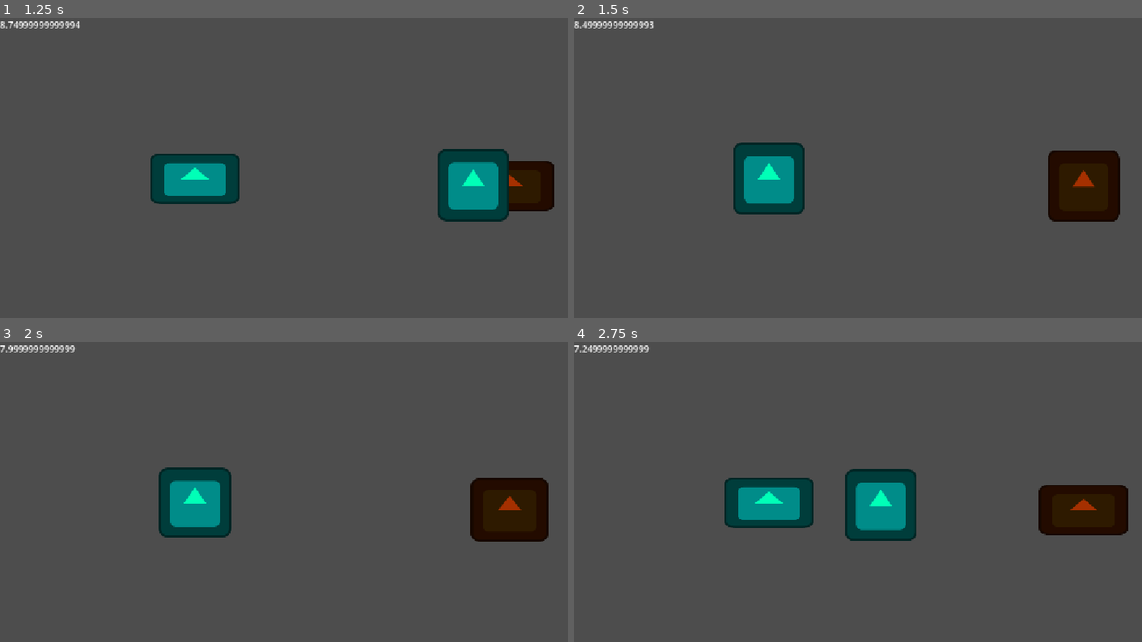
Above: before the commit, frames 1-4 (two rows, left to right).
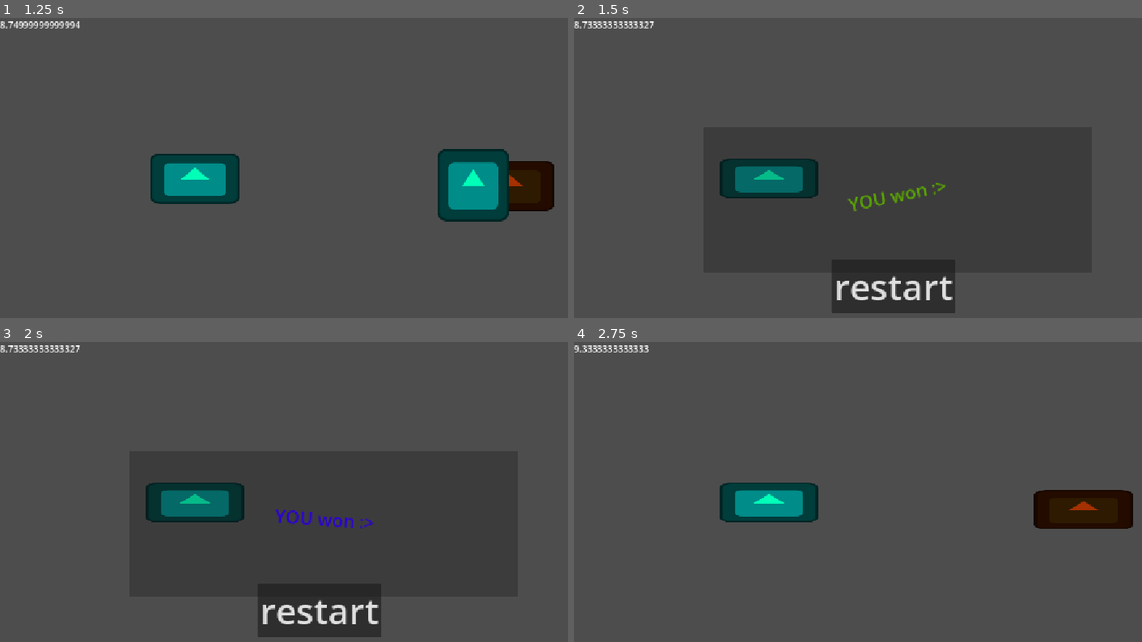
Above: after the commit, the same moments.

Repository: MagnusLucas/gmtk2026
Game: Godot game, scene res://scenes/level_manager.tscn
Same seed, same stepped clock (60 frames per second), same inputs: the game is played once before the commit and once after it. The engine's default icon, where the game draws it, is replaced by a stand-in: a white triangle on a blue panel in a dark square.
Inputs (mouse positions are in pixels of both pictures, inside the frame that each line leads up to):
- Up to frame 1 (1.25 s): tap Enter (ui_accept) at 0.5, 0.6, 0.77, 1.07 s; move the mouse to (465, 183) at 0.52 s; click (465, 183) at 0.67 s
- Up to frame 2 (1.5 s): move the mouse to (767, 219) at 1.27 s; tap Enter (ui_accept) at 1.35 s; click (767, 219) at 1.42 s
- Up to frame 3 (2 s): tap Enter (ui_accept) at 1.52, 1.82 s
- Up to frame 4 (2.75 s): click (892, 609) at 2 s, where only the run after the commit has a clickable "restart"

Frame 1 is identical in both runs. In frame 2, 11% of the frame differs, in the area x 1-97%, y 1-99%; in frame 3, 10%; in frame 4, 5.0%.

Commit message:
weird crash fix
it do be workin

Diff:
--- a/i am honestly not sure but dont wanna leave a mess/player_unit.gd
+++ b/i am honestly not sure but dont wanna leave a mess/player_unit.gd
@@ -25,11 +25,12 @@
 	#weź grupe enemy i pierwszgeo z nich aka bossa l8
 	target = get_tree().get_nodes_in_group("enemy")[0]
 
-	var  bullet = packed_bullet.instantiate()
-	bullet.get_node("Sprite2D").texture = active_attack.bullet_texture
-	bullet.linear_velocity = Vector2(target.position-position).normalized() * active_attack.bullet_speed
-	bullet.name = 'bullet_'+bullet.name
-	bullet.damage = active_attack.dmg_per_bullet
+
 
 	for i in active_attack.bullet_amount:
+		var  bullet = packed_bullet.instantiate()
+		bullet.get_node("Sprite2D").texture = active_attack.bullet_texture
+		bullet.linear_velocity = Vector2(target.position-position).normalized() * active_attack.bullet_speed
+		bullet.name = 'bullet_'+bullet.name
+		bullet.damage = active_attack.dmg_per_bullet
 		attack_queued.append([bullet,active_attack.bullet_interval])
--- a/scenes/level_manager.tscn
+++ b/scenes/level_manager.tscn
@@ -65,7 +65,7 @@
 [sub_resource type="Resource" id="Resource_3maf5"]
 script = ExtResource("2_k1abw")
 time_countdown = 10
-health = 500
+health = 5
 animated_texture_frames = ExtResource("2_bj8vm")
 metadata/_custom_type_script = "uid://dl6hh4bpjeyl7"
 
